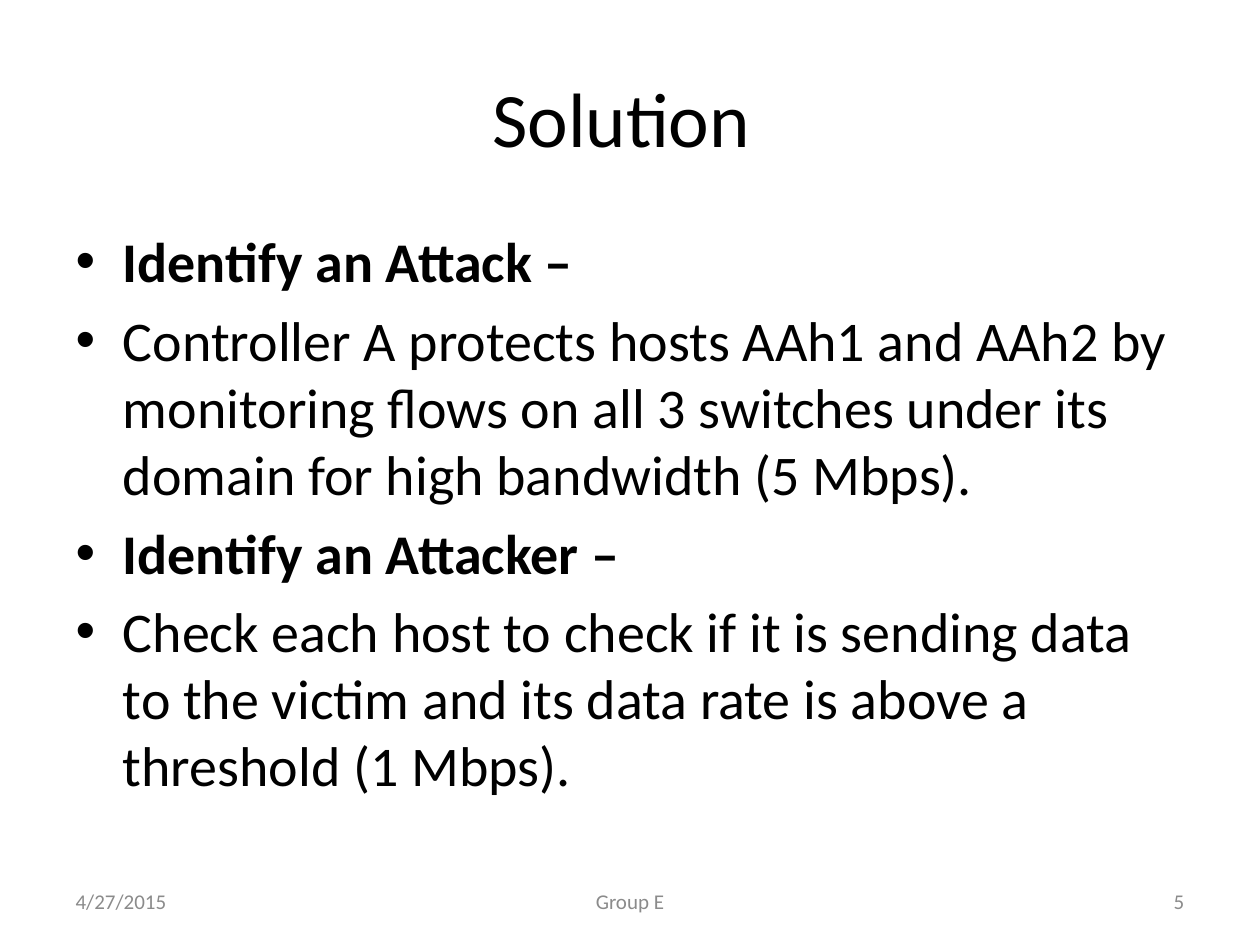
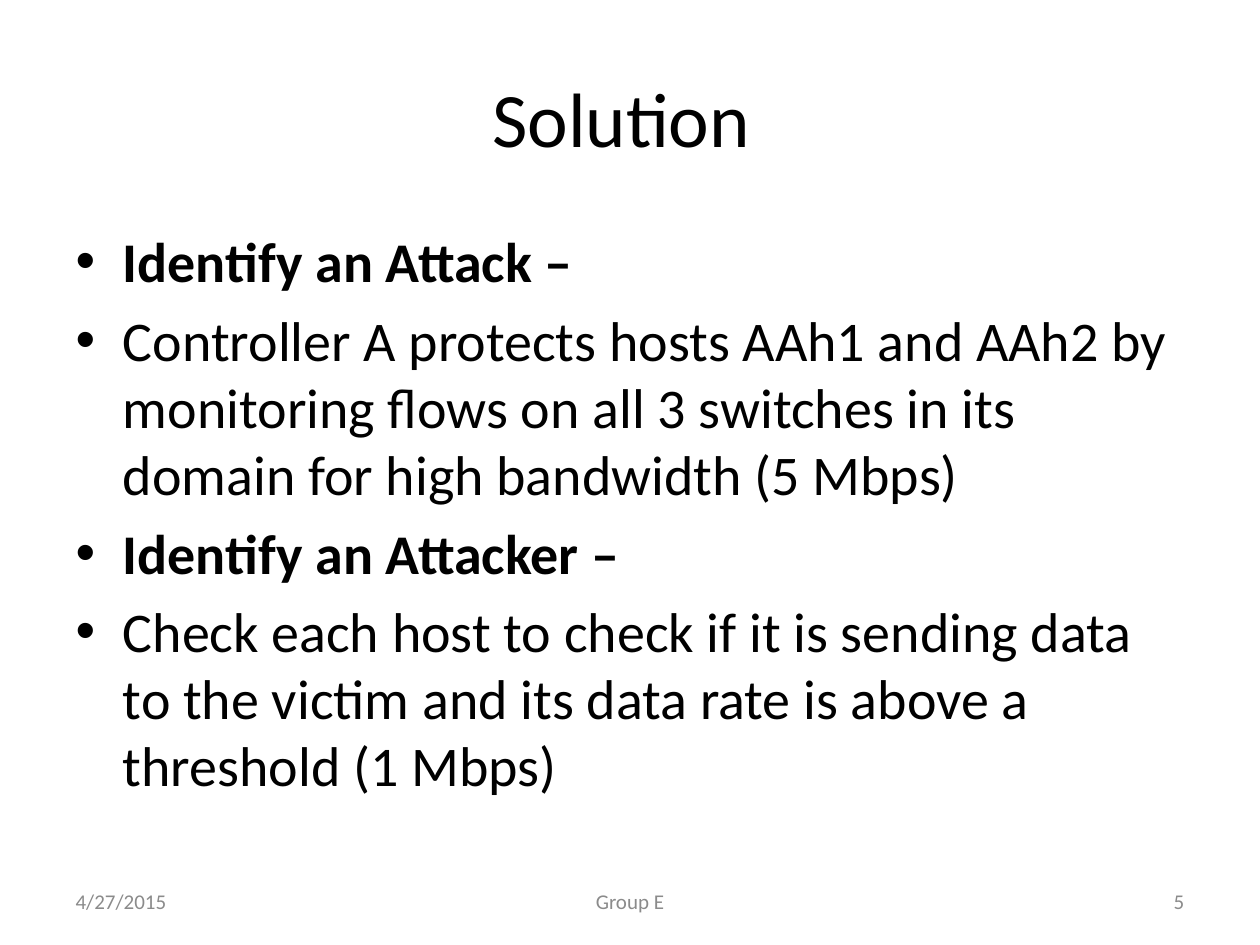
Before and after one commit to mishra14/DDoSAttackMitigationSystem, a slide deck: slide 5 of CIS 553.pptx. Drawn at 1260x945 pixels with LibreOffice and Linux fonts; fonts in the diff are those of the drawing. Boxes give left, top, right and bottom in pixels: in the first picture for what was removed or moved away, otherwise in the second. Text is boxed around its words. In the diff, an @@ line names an element or a change of style, - is before the commit and + after.

```diff
--- a/CIS 553.pptx
+++ b/CIS 553.pptx
@@ text at (123, 322, 1165, 505): text changed @@
-• Controller A protects hosts AAh1 and AAh2 by monitoring flows on all 3 switches under its domain for high bandwidth (5 Mbps).
+• Controller A protects hosts AAh1 and AAh2 by monitoring flows on all 3 switches in its domain for high bandwidth (5 Mbps)
@@ text at (123, 613, 1132, 795): text changed @@
-• Check each host to check if it is sending data to the victim and its data rate is above a threshold (1 Mbps).
+• Check each host to check if it is sending data to the victim and its data rate is above a threshold (1 Mbps)
```
Also in this commit, not shown: 6 other slides changed, 1 slide removed.
